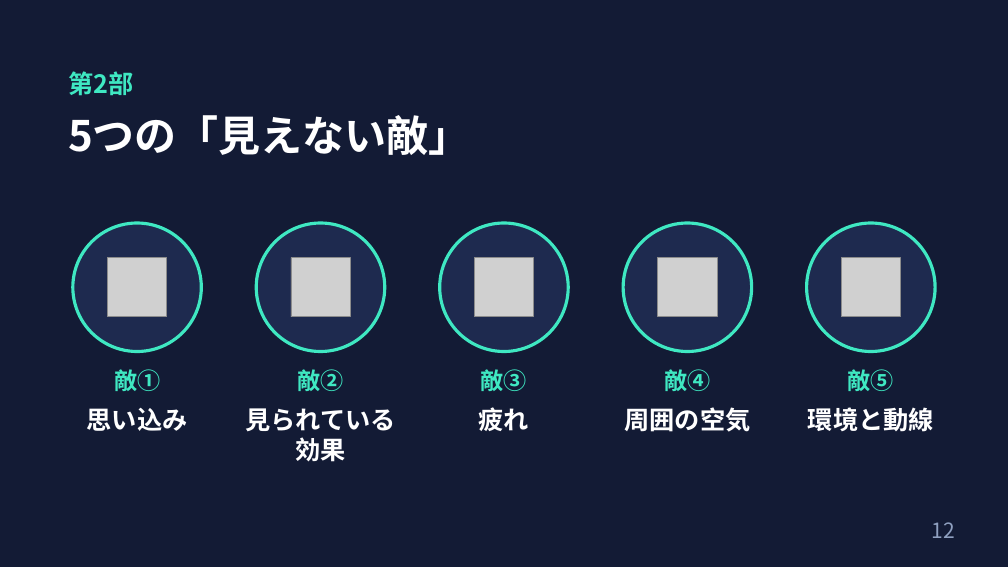
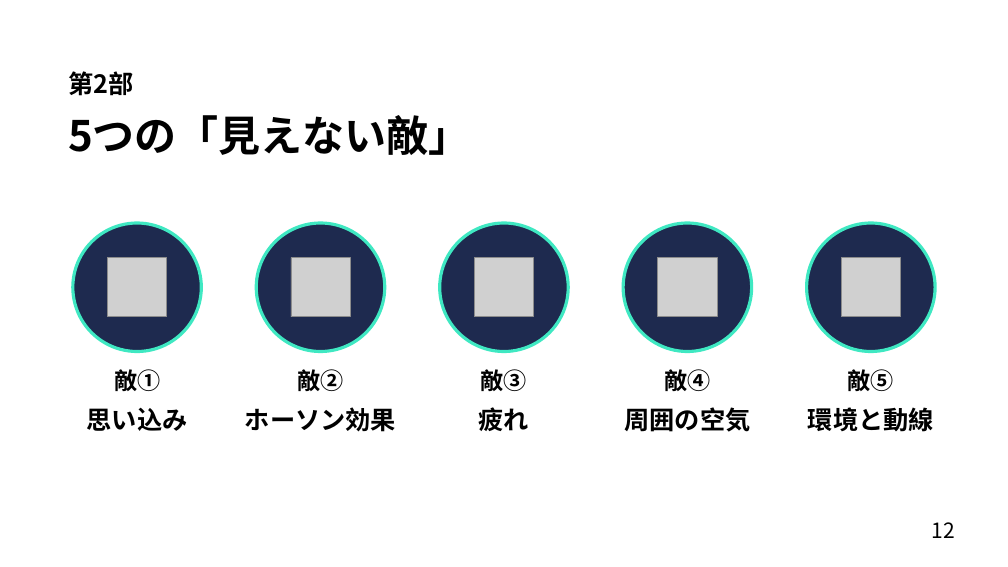
Before and after one commit to nsuzuki88-bit/my-web, a slide deck: slide 12 of lectures/behavioral-science-invisible-enemy/行動科学は感染対策の見えない敵を可視化する.pptx. Drawn at 1008x567 pixels with LibreOffice and Linux fonts; fonts in the diff are those of the drawing; grey boxes stand for pictures. Boxes give left, top, right and bottom in pixels: in the first picture for what was removed or moved away, otherwise in the second. Text is boxed around its words. In the diff, an @@ line names an element or a change of style, - is before the commit and + after.

```diff
--- a/lectures/behavioral-science-invisible-enemy/行動科学は感染対策の見えない敵を可視化する.pptx
+++ b/lectures/behavioral-science-invisible-enemy/行動科学は感染対策の見えない敵を可視化する.pptx
@@ background #131B35 to #FFFFFF @@
@@ text colour #3FE8C2 to #000000 in 6 elements at box(68, 71, 133, 96), box(114, 369, 160, 391), box(297, 369, 343, 391), box(481, 369, 527, 391), box(664, 369, 710, 391), box(848, 369, 894, 391) @@
@@ text at box(245, 407, 396, 432): text changed; text colour #FFFFFF to #000000 @@
-見られている効果
+ホーソン効果
@@ text colour #FFFFFF to #000000 in 5 elements at box(68, 115, 470, 155), box(87, 408, 188, 431), box(479, 407, 529, 431), box(624, 407, 750, 432), box(808, 407, 934, 432) @@
@@ page number at box(932, 522, 955, 538): text colour #8FA0C0 to #000000 @@
```
Also in this commit, not shown: 17 other slides changed, 5 slides added, 6 slides removed, 6 other files.
